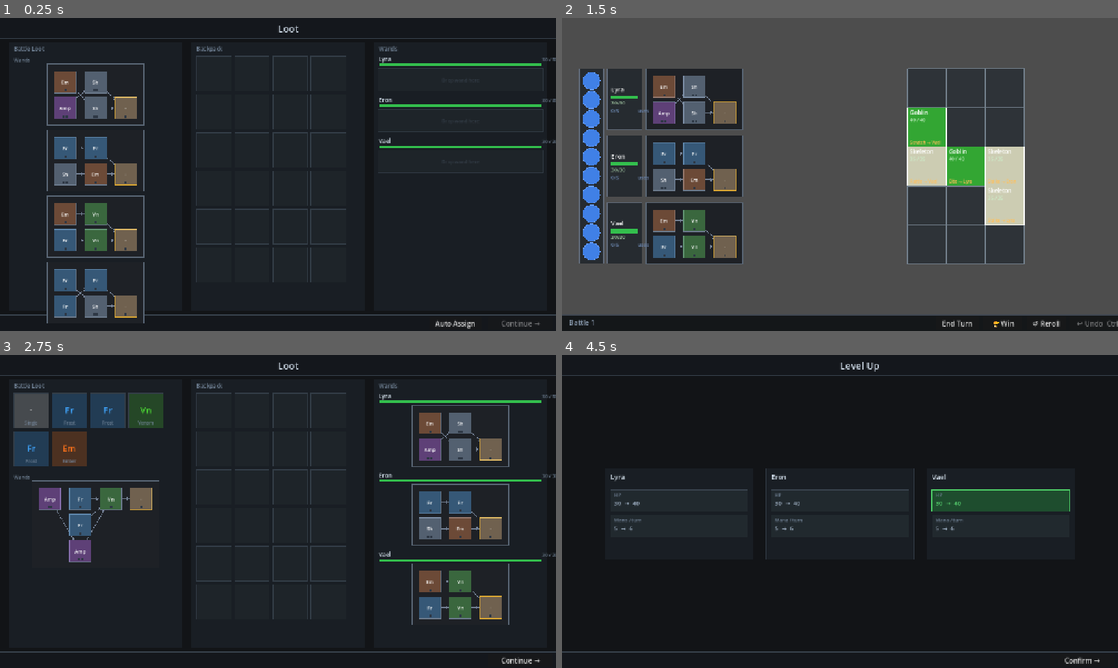
Above: before the commit, frames 1-4 (two rows, left to right).
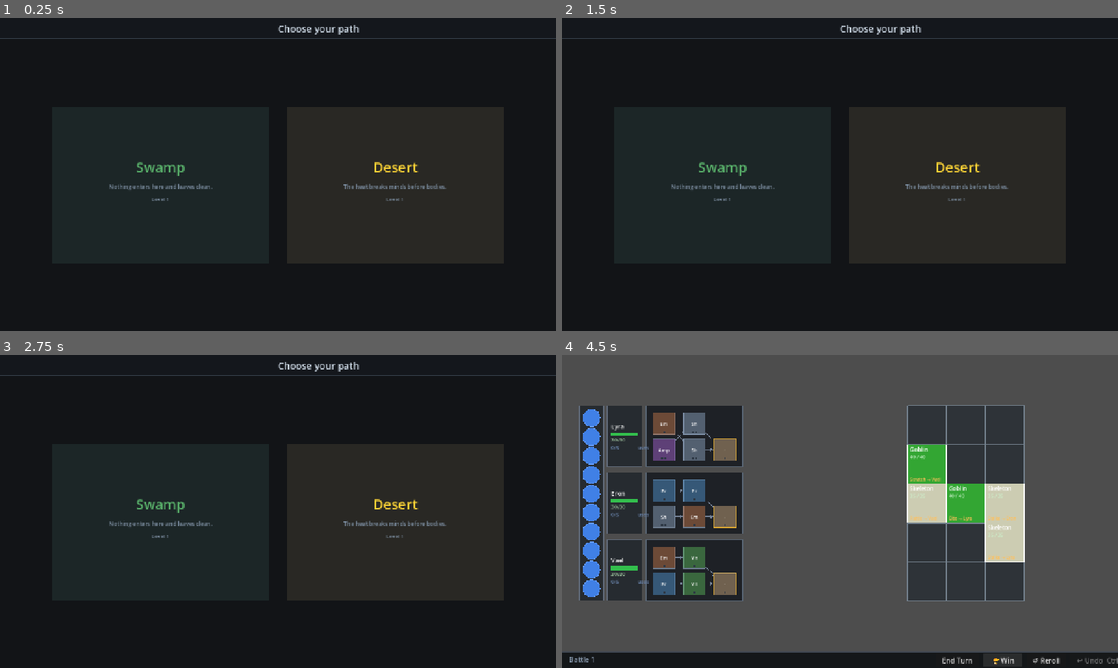
Above: after the commit, the same moments.

Repository: MoYapro/magic-monster-battle
Game: Godot game, scene res://scenes/world/path_selection_screen.tscn
Same seed, same stepped clock (60 frames per second), same inputs: the game is played once before the commit and once after it. Before the commit the project starts from res://scenes/loot/loot_screen.tscn.
Inputs (mouse positions are in pixels of both pictures, inside the frame that each line leads up to):
- Up to frame 1 (0.25 s): no input
- Up to frame 2 (1.5 s): click (1017, 324) at 0.5 s, where only the run before the commit has a clickable "Auto Assign"; click (1084, 324) at 1.25 s, where only the run before the commit has a clickable "Continue →"
- Up to frame 3 (2.75 s): click (439, 661) at 2 s, where only the run before the commit has a clickable "🏆 Win"
- Up to frame 4 (4.5 s): click (1084, 661) at 2.75 s, where only the run before the commit has a clickable "Continue →"; tap Enter at 3.5 s; move the mouse to (962, 495) at 3.52 s; tap Z at 3.6 s; click (962, 495) at 3.67 s; click (1017, 661) at 4.25 s, where only the run after the commit has a clickable "Auto Assign"

The runs differ from the first frame. In frame 1, 10% of the frame differs, in the area x 0-100%, y 2-100%; in frame 2, 82%; in frame 3, 14%; in frame 4, 86%, in the area x 0-100%, y 0-99%.

Commit message:
improve start flow

Diff:
--- a/project.godot
+++ b/project.godot
@@ -15,7 +15,7 @@
 [application]
 
 config/name="Wand Magic"
-run/main_scene="res://scenes/loot/loot_screen.tscn"
+run/main_scene="res://scenes/world/path_selection_screen.tscn"
 config/features=PackedStringArray("4.6", "GL Compatibility")
 config/main_scene="res://scenes/loot/loot_screen.tscn"
 
--- a/scenes/loot/loot_screen.tscn
+++ b/scenes/loot/loot_screen.tscn
@@ -1,6 +1,6 @@
-[gd_scene load_steps=2 format=3]
+[gd_scene format=3 uid="uid://5bsdctyei0no"]
 
-[ext_resource type="Script" path="res://scripts/loot/loot_screen.gd" id="1"]
+[ext_resource type="Script" uid="uid://ca2nusaqu3w56" path="res://scripts/loot/loot_screen.gd" id="1"]
 
-[node name="LootScreen" type="Node2D"]
+[node name="LootScreen" type="Node2D" unique_id=2056166126]
 script = ExtResource("1")
--- a/scripts/battle/monsters/shield_ogre.gd
+++ b/scripts/battle/monsters/shield_ogre.gd
@@ -1,7 +1,7 @@
 class_name ShieldOgre extends EnemyData
 
 func _init() -> void:
-	super("ogre_1", "Shield Ogre", 100, Vector2i(2, 1), Color(0.65, 0.25, 0.15))
+	super("ogre_1", "Shield Ogre", 100, Vector2i(1, 2), Color(0.65, 0.25, 0.15))
 	main_role = MonsterRole.Type.TANK
 	off_role = MonsterRole.Type.BRUISER
 	difficulty_rating = 40
--- a/scripts/loot/loot_screen.gd
+++ b/scripts/loot/loot_screen.gd
@@ -536,6 +536,7 @@
 		_loot_wand_displays.remove_at(0)
 		_equip_wand_at(i, wand)
 	_reposition_loot_wands()
+	_on_continue_pressed()
 
 
 func _on_continue_pressed() -> void:
--- a/scripts/world/path_selection_screen.gd
+++ b/scripts/world/path_selection_screen.gd
@@ -3,7 +3,6 @@
 const SCREEN_W := 1280.0
 const SCREEN_H := 720.0
 const HEADER_H := 48.0
-const BOTTOM_BAR_H := 38.0
 
 const CARD_W := 500.0
 const CARD_H := 360.0
@@ -11,24 +10,20 @@
 const CARDS_TOTAL_W := 2.0 * CARD_W + CARD_GAP
 const CARD_X_LEFT  := (SCREEN_W - CARDS_TOTAL_W) * 0.5
 const CARD_X_RIGHT := CARD_X_LEFT + CARD_W + CARD_GAP
-const CARD_Y := HEADER_H + (SCREEN_H - HEADER_H - BOTTOM_BAR_H - CARD_H) * 0.5
+const CARD_Y := HEADER_H + (SCREEN_H - HEADER_H - CARD_H) * 0.5
 
-const COLOR_BG           := Color(0.07, 0.08, 0.09)
-const COLOR_HEADER_BG    := Color(0.08, 0.09, 0.11)
-const COLOR_BORDER       := Color(0.22, 0.26, 0.30)
-const COLOR_CARD         := Color(0.10, 0.12, 0.14)
-const COLOR_TITLE        := Color(0.85, 0.90, 0.95)
-const COLOR_TAGLINE      := Color(0.50, 0.57, 0.65)
-const COLOR_SELECTED_BG  := Color(0.08, 0.10, 0.12)
+const COLOR_BG        := Color(0.07, 0.08, 0.09)
+const COLOR_HEADER_BG := Color(0.08, 0.09, 0.11)
+const COLOR_BORDER    := Color(0.22, 0.26, 0.30)
+const COLOR_CARD      := Color(0.10, 0.12, 0.14)
+const COLOR_TITLE     := Color(0.85, 0.90, 0.95)
+const COLOR_TAGLINE   := Color(0.50, 0.57, 0.65)
 
 var _choices: Array[BiomeData] = []
-var _selected: int = -1
-var _confirm_button: Button = null
 
 
 func _ready() -> void:
 	_pick_choices()
-	_build_bottom_bar()
 
 
 func _pick_choices() -> void:
@@ -50,7 +45,6 @@
 	_draw_header()
 	for i in _choices.size():
 		_draw_card(i)
-	_draw_bottom_bar_bg()
 
 
 func _draw_header() -> void:
@@ -64,17 +58,14 @@
 func _draw_card(i: int) -> void:
 	var biome := _choices[i]
 	var r := _card_rect(i)
-	var selected := _selected == i
 
 	# Background with biome colour tint
 	var tint := biome.color
-	tint.a = 0.18 if selected else 0.08
+	tint.a = 0.08
 	draw_rect(r, COLOR_CARD, true)
 	draw_rect(r, tint, true)
 
-	# Border — brighter when selected
-	var border_color := Color(biome.color, 0.90) if selected else Color(biome.color, 0.35)
-	draw_rect(r, border_color, false, 2.5 if selected else 1.5)
+	draw_rect(r, Color(biome.color, 0.35), false, 1.5)
 
 	var font := ThemeDB.fallback_font
 	var lx := r.position.x
@@ -104,31 +95,10 @@
 	var pos := (event as InputEventMouseButton).position
 	for i in _choices.size():
 		if _card_rect(i).has_point(pos):
-			_selected = i
-			_confirm_button.disabled = false
-			queue_redraw()
 			get_viewport().set_input_as_handled()
+			GameState.current_biome = _choices[i]
+			if GameState.is_initial_setup:
+				get_tree().change_scene_to_file("res://scenes/loot/loot_screen.tscn")
+			else:
+				get_tree().change_scene_to_file("res://scenes/battle/battle_scene.tscn")
 			return
-
-
-func _draw_bottom_bar_bg() -> void:
-	var bar_y := SCREEN_H - BOTTOM_BAR_H
-	draw_rect(Rect2(Vector2(0, bar_y), Vector2(SCREEN_W, BOTTOM_BAR_H)), COLOR_HEADER_BG, true)
-	draw_rect(Rect2(Vector2(0, bar_y), Vector2(SCREEN_W, 1)), COLOR_BORDER, true)
-
-
-func _build_bottom_bar() -> void:
-	var layer := CanvasLayer.new()
-	add_child(layer)
-	_confirm_button = Button.new()
-	_confirm_button.text = "Venture forth →"
-	_confirm_button.size = Vector2(164, BOTTOM_BAR_H - 10)
-	_confirm_button.position = Vector2(SCREEN_W - 172.0, SCREEN_H - BOTTOM_BAR_H + 5.0)
-	_confirm_button.disabled = true
-	_confirm_button.pressed.connect(_on_confirm_pressed)
-	layer.add_child(_confirm_button)
-
-
-func _on_confirm_pressed() -> void:
-	GameState.current_biome = _choices[_selected]
-	get_tree().change_scene_to_file("res://scenes/battle/battle_scene.tscn")
